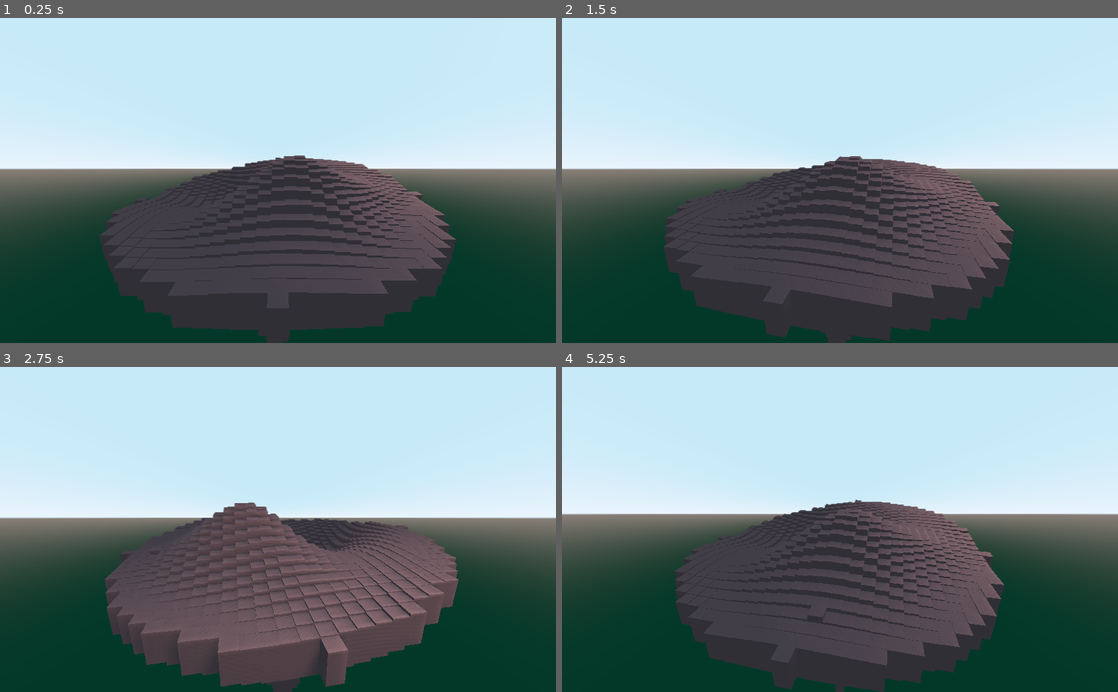
Above: before the commit, frames 1-4 (two rows, left to right).
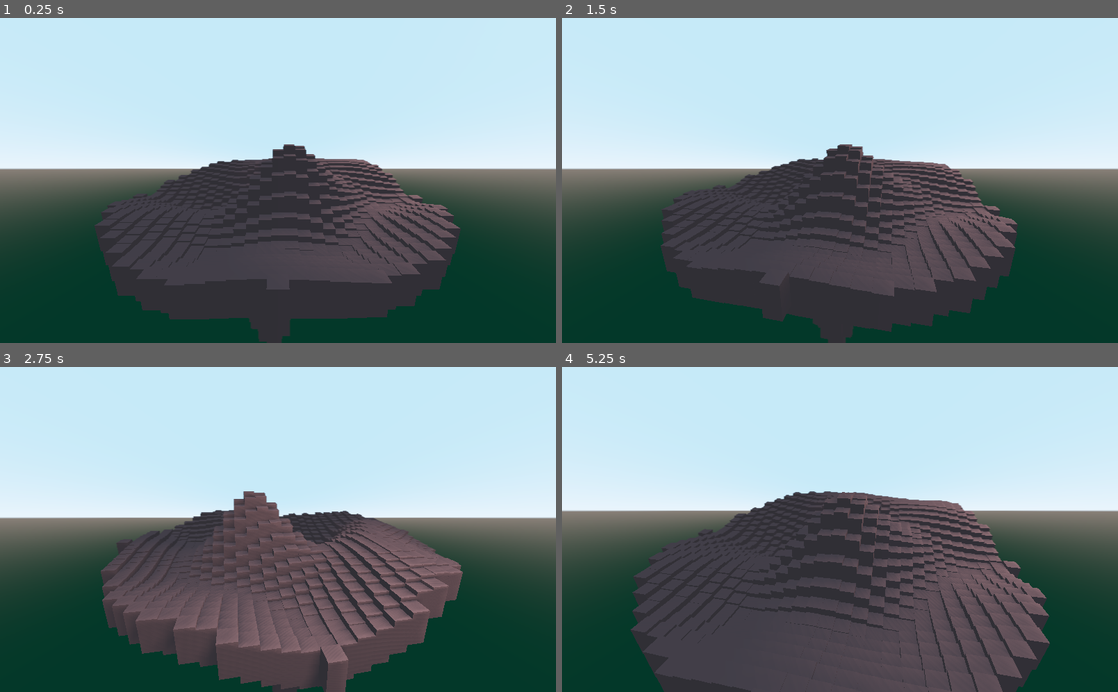
Above: after the commit, the same moments.

Repository: CiaranWoodward/LD49
Game: Godot game, scene res://Map/Map.tscn
Same seed, same stepped clock (60 frames per second), same inputs: the game is played once before the commit and once after it.
Inputs (mouse positions are in pixels of both pictures, inside the frame that each line leads up to):
- Up to frame 1 (0.25 s): no input
- Up to frame 2 (1.5 s): tap Enter at 0.5 s; move the mouse to (962, 164) at 0.52 s; hold Right (ui_right) 0.53-1.25 s; hold Page Up (zoom_in) 0.53-1.25 s; click (962, 164) at 0.67 s; tap Page Down (zoom_out) at 0.8 s; drag from (728, 196) to (812, 245) at 1.27 s
- Up to frame 3 (2.75 s): move the mouse to (333, 458) at 2.02 s; hold Right (ui_right) from 2.03 s (still down); hold Page Up (zoom_in) from 2.03 s (still down); click (333, 458) at 2.17 s; tap Page Down (zoom_out) at 2.3 s
- Up to frame 4 (5.25 s): release Right (ui_right) at 2.75 s; release Page Up (zoom_in) at 2.75 s; drag from (812, 594) to (673, 480) at 2.77 s; tap Space at 3.5 s; move the mouse to (1006, 578) at 3.52 s; hold Left (ui_left) 3.53-4.25 s; hold Page Up (zoom_in) 3.53-4.25 s; click (1006, 578) at 3.67 s; tap Page Down (zoom_out) at 3.8 s; drag from (673, 480) to (756, 448) at 4.27 s; move the mouse to (867, 529) at 5.02 s; hold Down (ui_down) from 5.03 s (still down); hold Page Up (zoom_in) from 5.03 s (still down); click (867, 529) at 5.17 s

The runs differ from the first frame. In frame 1, 6.2% of the frame differs, in the area x 17-83%, y 38-100%; in frame 2, 7.2%; in frame 3, 7.7%; in frame 4, 19%, in the area x 0-100%, y 38-100%.

Commit message:
Re-add a functional zoom

Diff:
--- a/Map/Camera.gd
+++ b/Map/Camera.gd
@@ -6,10 +6,10 @@
 export var MAX_SPEED = 10.0
 export var ACCEL_TIME = 0.5
 export var STOP_TIME = 0.2
-export var ZOOM_AMOUNT = 0.5
-export var ZOOM_TIME = 0.2
-export var ZOOM_MIN = 1.0
-export var ZOOM_MAX = 4.0
+export var ZOOM_AMOUNT = 20.0
+export var ZOOM_TIME = 0.1
+export var ZOOM_MIN = 0.0
+export var ZOOM_MAX = 80.0
 
 onready var tween = get_node("Tween")
 
@@ -44,10 +44,10 @@
 			Global.unhandled_input_queue.append(event)
 	if event.is_action_pressed("zoom_in"):
 		target_zoom += ZOOM_AMOUNT
-		#rezoom = true # Disabled zooming, it felt a bit janky
+		rezoom = true
 	if event.is_action_pressed("zoom_out"):
 		target_zoom -= ZOOM_AMOUNT
-		#rezoom = true
+		rezoom = true
 
 func _input(event):
 	# Once we have started dragging, always track the input
@@ -57,7 +57,7 @@
 		if not event.is_pressed():
 			dragging = false
 	if dragging && event is InputEventMouseMotion:
-		angle += event.relative.x / (250.0 * zoom)
+		angle += event.relative.x / (250.0)
 		height += event.relative.y / 2.0
 		_bound_level()
 
@@ -71,9 +71,9 @@
 	if height > MAX_HEIGHT:
 		height = MAX_HEIGHT
 
-	var camdist = distance - (distance * (zoom - ZOOM_MIN) / (ZOOM_MAX * 2))
+	var camdist = distance - zoom
 	self.translation = Vector3(cos(angle) * camdist, height, sin(angle) * camdist)
-	var lookatpoint = Vector3(cos(angle) * distance * (zoom - ZOOM_MIN) / (ZOOM_MAX * 2), 0, sin(angle) * distance * (zoom - ZOOM_MIN) / (ZOOM_MAX * 2))
+	var lookatpoint = Vector3.ZERO
 	self.look_at(lookatpoint, Vector3(0, 1, 0))
 
 func _process(delta: float) -> void:
--- a/Map/Map.tscn
+++ b/Map/Map.tscn
@@ -32,7 +32,7 @@
 
 [node name="Map" type="Spatial"]
 script = ExtResource( 2 )
-period = 15.0
+period = 10.0
 
 [node name="Camera" type="Camera" parent="."]
 transform = Transform( 1, 0, 0, 0, 0.919561, 0.392947, 0, -0.392947, 0.919561, -2.81675, 25.7026, 101.771 )
--- a/Map/MapChunk.gd
+++ b/Map/MapChunk.gd
@@ -7,6 +7,7 @@
 var verts : PoolVector3Array
 var normals : PoolVector3Array
 var colors : PoolColorArray
+var plat_height : float = 0
 
 
 # Called when the node enters the scene tree for the first time.
@@ -32,8 +33,8 @@
 
 # Displace by a value in the range [-1, 1]
 func set_displacement(displace : float):
-	self.translation.y = (displace * height) - (height/2)
-	#self.translation.y = (displace * 40.0) - (40.0/2)
+	self.plat_height = (displace * height)
+	self.translation.y = plat_height - (height/2)
 
 # Called every frame. 'delta' is the elapsed time since the previous frame.
 #func _process(delta: float) -> void:
